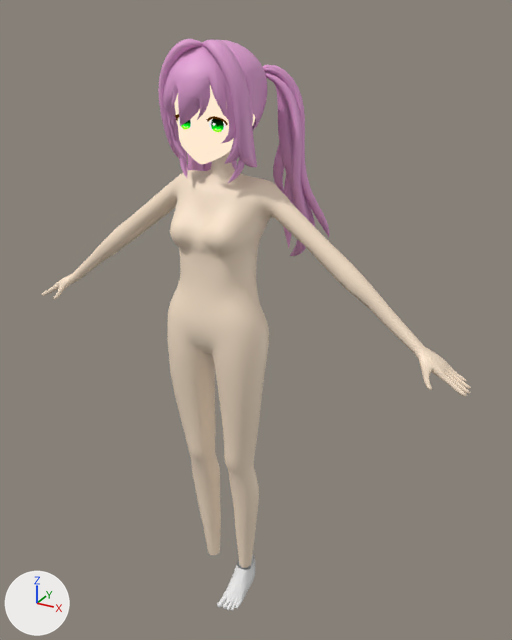
Two versions of the glTF model mccc.gltf, one commit apart.
One viewpoint serves both versions: a 50 mm lens placed at (0.864, -1.416, 1.627), pointed at (0.046, 0.072, 0.883). The lights are fixed; the arrows at lower left show +X, +Y and +Z. Where no turn or scale is listed for an object, it has been applied to the vertices.
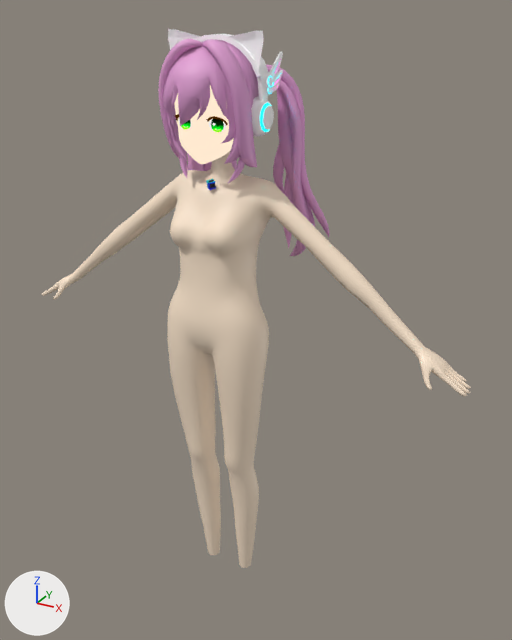
Commit message: show headphone

Changed parts and their boxes (x1, y1, x2, y2) in the pictures (512 x 640 px):
'Cube.004', deleted: before (217, 555, 255, 611)
'Cube.002', added: after (168, 29, 264, 70)
'Cube', added: after (195, 34, 269, 102)
'Circle.005', added: after (251, 97, 274, 137)
'Wing', added: after (266, 51, 283, 96)
    faces in mat_headphone_base (white #ffffff): (266, 51, 283, 96)
'Circle.001', added: after (260, 103, 271, 132)
'Cube.003', added: after (206, 179, 216, 190)

What the commit changed:
Material 'Headphone.Pink' (mat_headphone_pink) is new.
Its base color is (0.456, 0.102, 0.423) (pink #b45aae).
Its emission color is (1.0, 0.0, 0.621) (pink #ff00cf).
Its emission strength is 4.0.
Material 'Headphone.Blue' (mat_headphone_blue) is new.
Its base color is (0.0, 0.631, 0.799) (cyan #00d0e7).
Its emission color is (0.0, 0.789, 1.0) (cyan #00e6ff).
Its emission strength is 3.996.
Material 'Headphone.Base' (mat_headphone_base) is new.
Its base color is (1.0, 1.0, 1.0) (white #ffffff).
Its metallic is 1.0.
Its roughness is 1.0.
Material 'LightPink' (mat_lightpink) is new.
Its base color is (0.0, 0.799, 0.799) (cyan #00e7e7).
Its emission color is (0.0, 1.0, 1.0) (cyan #00ffff).
Its emission strength is 3.996.
Material 'MCC.M.Mat' (mat_mcc_m_mat) is new.
Its base color is (0.0, 0.319, 1.0) (blue #0099ff).
Its metallic is 0.5.
Material 'MCC.C.Up.Mat' (mat_mcc_c_up_mat) is new.
Its base color is (0.0, 1.0, 1.0) (cyan #00ffff).
Its metallic is 0.5.
Material 'MCC.Base.Mat' (mat_mcc_base_mat) is new.
Its base color is (0.0, 0.0, 0.0) (black #000000).
Material 'MCC.C.R.Mat' (mat_mcc_c_r_mat) is new.
Its base color is (0.0, 0.0, 1.0) (blue #0000ff).
Its metallic is 0.5.
Mesh me_cube_001 is new.
It has 413 vertices, 814 faces and spans x 0.1128..0.1233, y -0.0181..0.0625, z 1.4545..1.5417.
Faces by material slot: [680, 110, 24].
It uses material mat_headphone_base (white #ffffff).
It uses material mat_headphone_blue (cyan #00d0e7).
It uses material mat_headphone_pink (pink #b45aae).
Mesh me_cube_002 is new.
It has 196 vertices, 384 faces and spans x -0.12..0.12, y -0.031..0.01, z 1.503..1.585.
It uses material mat_headphone_base (white #ffffff).
Mesh me_cube is new.
It has 84 vertices, 164 faces and spans x -0.113..0.113, y -0.031..0.01, z 1.441..1.577.
It uses material mat_headphone_base (white #ffffff).
Mesh me_circle_006 is new.
It has 450 vertices, 704 faces and spans x -0.123..0.123, y -0.052..0.033, z 1.368..1.452.
It uses material mat_headphone_base (white #ffffff).
Mesh me_circle_004 is new.
It has 128 vertices, 128 faces and spans x -0.121..0.121, y -0.039..0.021, z 1.38..1.44.
It uses material mat_lightpink (cyan #00e7e7).
Mesh me_cube_003 is new.
It has 134 vertices, 265 faces and spans x -0.0118..0.0118, y -0.0136..0.0136, z -0.0111..0.0111.
Faces by material slot: [188, 27, 24, 26].
It uses material mat_mcc_base_mat (black #000000).
It uses material mat_mcc_m_mat (blue #0099ff).
It uses material mat_mcc_c_up_mat (cyan #00ffff).
It uses material mat_mcc_c_r_mat (blue #0000ff).
Object 'Cube.004' (ob_cube_004) is deleted.
Object 'Wing' (ob_wing) is new; it shows me_cube_001.
Its location is (0.0, 0.0, 0.0).
Object 'Cube.002' (ob_cube_002) is new; it shows me_cube_002.
Its location is (0.0, 0.0, 0.0).
Object 'Cube' (ob_cube) is new; it shows me_cube.
Its location is (0.0, 0.0, 0.0).
Object 'Circle.005' (ob_circle_005) is new; it shows me_circle_006.
Its location is (0.0, 0.0, 0.0).
Object 'Circle.001' (ob_circle_001) is new; it shows me_circle_004.
Its location is (0.0, 0.0, 0.0).
Object 'Cube.003' (ob_cube_003) is new; it shows me_cube_003.
Its location is (0.005, -0.066, 1.262).
